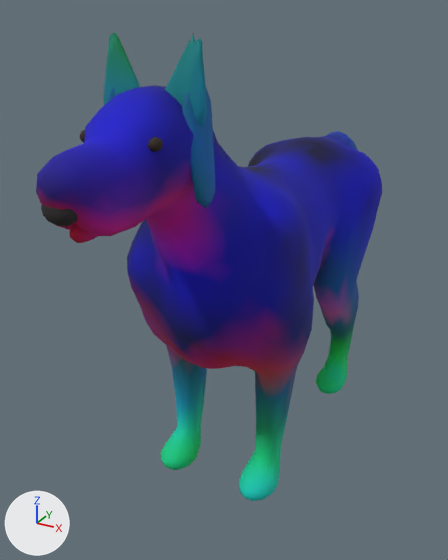
One commit to the glTF model assets/beast_canine.glb: the scene before it, then after it.
Both versions are drawn from a camera (50 mm lens) standing at (0.434, -0.982, 0.77) and looking at (-0.062, -0.08, 0.32). The axes (+X, +Y, +Z) are drawn at lower left. The lights are the same throughout. The older version comes first. Vertices at exactly the same position are counted once.

In view in the first picture: 'beast_canine_fur', 'beast_canine_horn'.
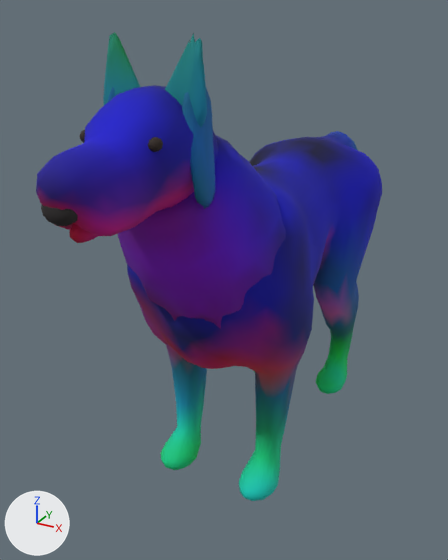
Where the change shows, as pixel boxes (x1, y1, x2, y2) in the pictures (448 x 560 px):
part 1 of me_beast_canine_fur, added: after (118, 135, 286, 329)

Diff of the bpy script that builds the scene:
```diff
--- a/assets/beast_canine.glb.py
+++ b/assets/beast_canine.glb.py
@@ me_beast_canine_fur @@
 # used by ob_beast_canine_fur; location = (0.0, 0.0, 0.0)
-me_beast_canine_fur.from_pydata(...)  # 1961 vertices, 3900 faces; spans x -0.146..0.146, y -0.552..0.513, z -0.002..0.746
+me_beast_canine_fur.from_pydata(...)  # 2409 vertices, 4800 faces; spans x -0.146..0.146, y -0.552..0.513, z -0.002..0.746
+# me_beast_canine_fur part 1: a new loose piece of 448 vertices spanning x -0.123..0.129, y -0.399..-0.103, z 0.325..0.622, in mat_mat_fur
 me_beast_canine_fur.materials.append(mat_mat_fur)
```
